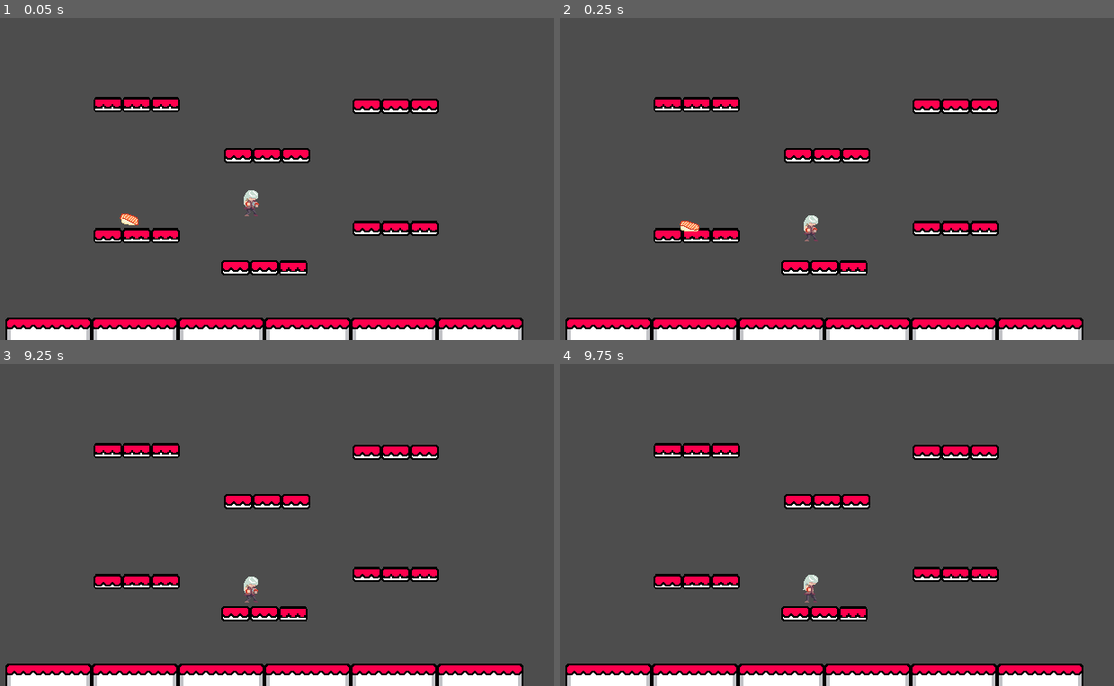
Above: before the commit, frames 1-4 (two rows, left to right).
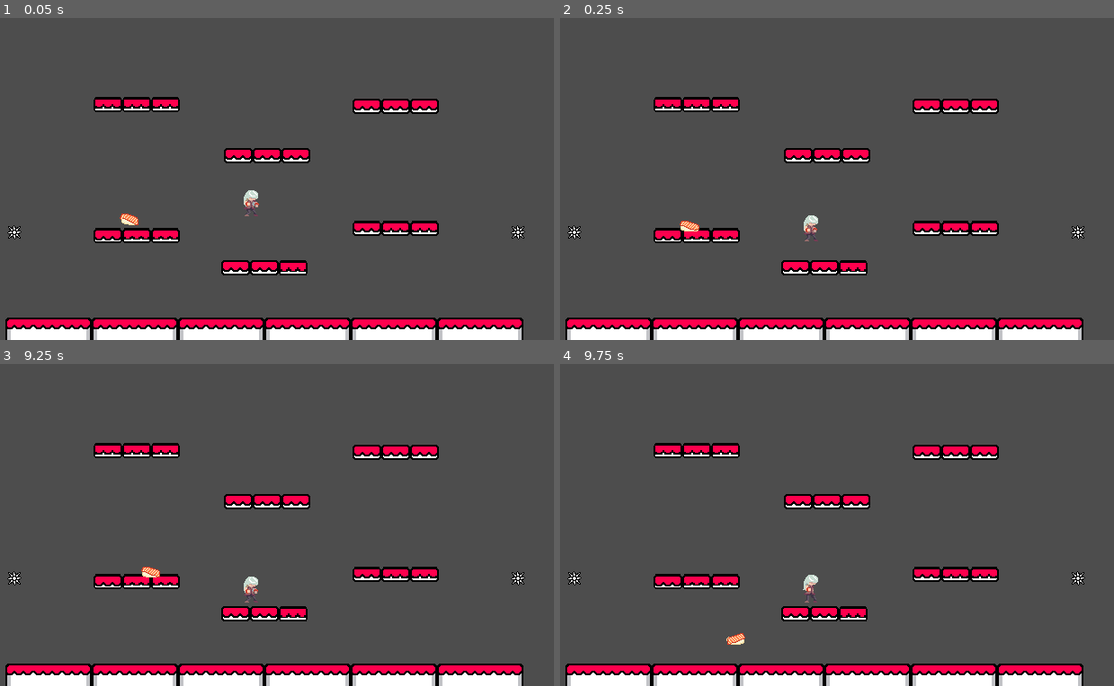
Above: after the commit, the same moments.

Repository: ChrisFlanOrg/Untitled-Fighting-Game
Game: Godot game, scene res://main.tscn
Same seed, same stepped clock (60 frames per second), same inputs: the game is played once before the commit and once after it.
Inputs:
- Up to frame 1 (0.05 s): no input
- Up to frame 2 (0.25 s): no input
- Up to frame 3 (9.25 s): hold Right (ui_right) 0.53-2.03 s; tap Keypad 0 (Attack) every 0.75 s from 0.6 to 8.85 s; tap Space (Jump) at 0.77, 1.52, 3.02, 3.77, 4.52, 6.02, 6.77, 7.52, 9.02 s; hold Left (ui_left) 2.03-2.78 s; hold Right (ui_right) 2.78-4.28 s; hold Left (ui_left) 4.28-5.03 s; hold Right (ui_right) 5.03-5.78 s; hold Left (ui_left) 5.78-7.28 s; hold Right (ui_right) from 7.28 s (still down)
- Up to frame 4 (9.75 s): release Right (ui_right) at 9.53 s; hold Left (ui_left) from 9.53 s (still down); tap Keypad 0 (Attack) at 9.6 s

The runs differ from the first frame. In frame 1, 0.1% of the frame differs, in the area x 1-95%, y 64-69%; in frame 2, 0.1%; in frame 3, 0.2%, in the area x 1-95%, y 62-69%; in frame 4, 0.2%.

Commit message:
Ad spikes to scene

Diff:
--- a/main.tscn
+++ b/main.tscn
@@ -1,113 +1,134 @@
-[gd_scene load_steps=7 format=3 uid="uid://bjaq3iake2tdi"]
+[gd_scene load_steps=8 format=3 uid="uid://bjaq3iake2tdi"]
 
 [ext_resource type="PackedScene" path="res://floor.tscn" id="1_28al0"]
 [ext_resource type="PackedScene" uid="uid://8nsf0aljahad" path="res://platform.tscn" id="1_g5dwr"]
 [ext_resource type="PackedScene" uid="uid://mu6ao2kqd4c8" path="res://player.tscn" id="3_xp57j"]
 [ext_resource type="Script" path="res://dummy.gd" id="4_pvqfg"]
 [ext_resource type="PackedScene" uid="uid://d3p1cu0xlcajp" path="res://boundary.tscn" id="6_5r0aj"]
+[ext_resource type="PackedScene" uid="uid://cuuxrkgqij6ig" path="res://hazard.tscn" id="6_bv0io"]
 [ext_resource type="PackedScene" uid="uid://fpkjab5rag02" path="res://sushi.tscn" id="6_mjlyl"]
 
 [node name="Node2D" type="Node2D"]
-
-[node name="Floors" type="Node2D" parent="."]
-
-[node name="Floor" parent="Floors" instance=ExtResource("1_28al0")]
-position = Vector2(366, 383)
-
-[node name="Floor2" parent="Floors" instance=ExtResource("1_28al0")]
-position = Vector2(270, 383)
-
-[node name="Floor5" parent="Floors" instance=ExtResource("1_28al0")]
-position = Vector2(558, 383)
-
-[node name="Floor6" parent="Floors" instance=ExtResource("1_28al0")]
-position = Vector2(462, 383)
-
-[node name="Floor3" parent="Floors" instance=ExtResource("1_28al0")]
-position = Vector2(174, 383)
-
-[node name="Floor4" parent="Floors" instance=ExtResource("1_28al0")]
-position = Vector2(78, 383)
-
-[node name="Platform" parent="." instance=ExtResource("1_g5dwr")]
-position = Vector2(286, 280)
-
-[node name="Platform2" parent="." instance=ExtResource("1_g5dwr")]
-position = Vector2(318, 280)
-
-[node name="Platform3" parent="." instance=ExtResource("1_g5dwr")]
-position = Vector2(350, 280)
-
-[node name="Platform4" parent="." instance=ExtResource("1_g5dwr")]
-position = Vector2(144, 244)
-
-[node name="Platform5" parent="." instance=ExtResource("1_g5dwr")]
-position = Vector2(176, 244)
-
-[node name="Platform6" parent="." instance=ExtResource("1_g5dwr")]
-position = Vector2(208, 244)
-
-[node name="Platform7" parent="." instance=ExtResource("1_g5dwr")]
-position = Vector2(432, 236)
-
-[node name="Platform8" parent="." instance=ExtResource("1_g5dwr")]
-position = Vector2(464, 236)
-
-[node name="Platform9" parent="." instance=ExtResource("1_g5dwr")]
-position = Vector2(496, 236)
-
-[node name="Platform10" parent="." instance=ExtResource("1_g5dwr")]
-position = Vector2(289, 155)
-
-[node name="Platform11" parent="." instance=ExtResource("1_g5dwr")]
-position = Vector2(321, 155)
-
-[node name="Platform12" parent="." instance=ExtResource("1_g5dwr")]
-position = Vector2(353, 155)
-
-[node name="Platform13" parent="." instance=ExtResource("1_g5dwr")]
-position = Vector2(144, 98)
-
-[node name="Platform14" parent="." instance=ExtResource("1_g5dwr")]
-position = Vector2(176, 98)
-
-[node name="Platform15" parent="." instance=ExtResource("1_g5dwr")]
-position = Vector2(208, 98)
-
-[node name="Platform16" parent="." instance=ExtResource("1_g5dwr")]
-position = Vector2(432, 100)
-
-[node name="Platform17" parent="." instance=ExtResource("1_g5dwr")]
-position = Vector2(464, 100)
-
-[node name="Platform18" parent="." instance=ExtResource("1_g5dwr")]
-position = Vector2(496, 100)
 
 [node name="Dummy" parent="." instance=ExtResource("3_xp57j")]
 z_index = 0
 position = Vector2(303, 197)
 script = ExtResource("4_pvqfg")
 
-[node name="Boundary" parent="." node_paths=PackedStringArray("respawn_position") instance=ExtResource("6_5r0aj")]
+[node name="Spawn" type="Node2D" parent="."]
+position = Vector2(144, 168)
+
+[node name="Player" parent="." groups=["player"] instance=ExtResource("6_mjlyl")]
+position = Vector2(170, 199)
+
+[node name="Stage" type="Node2D" parent="."]
+
+[node name="Floors" type="Node2D" parent="Stage"]
+
+[node name="Floor" parent="Stage/Floors" instance=ExtResource("1_28al0")]
+position = Vector2(366, 383)
+
+[node name="Floor2" parent="Stage/Floors" instance=ExtResource("1_28al0")]
+position = Vector2(270, 383)
+
+[node name="Floor5" parent="Stage/Floors" instance=ExtResource("1_28al0")]
+position = Vector2(558, 383)
+
+[node name="Floor6" parent="Stage/Floors" instance=ExtResource("1_28al0")]
+position = Vector2(462, 383)
+
+[node name="Floor3" parent="Stage/Floors" instance=ExtResource("1_28al0")]
+position = Vector2(174, 383)
+
+[node name="Floor4" parent="Stage/Floors" instance=ExtResource("1_28al0")]
+position = Vector2(78, 383)
+
+[node name="Platforms" type="Node2D" parent="Stage"]
+
+[node name="Platform" parent="Stage/Platforms" instance=ExtResource("1_g5dwr")]
+position = Vector2(286, 280)
+
+[node name="Platform2" parent="Stage/Platforms" instance=ExtResource("1_g5dwr")]
+position = Vector2(318, 280)
+
+[node name="Platform3" parent="Stage/Platforms" instance=ExtResource("1_g5dwr")]
+position = Vector2(350, 280)
+
+[node name="Platform4" parent="Stage/Platforms" instance=ExtResource("1_g5dwr")]
+position = Vector2(144, 244)
+
+[node name="Platform5" parent="Stage/Platforms" instance=ExtResource("1_g5dwr")]
+position = Vector2(176, 244)
+
+[node name="Platform6" parent="Stage/Platforms" instance=ExtResource("1_g5dwr")]
+position = Vector2(208, 244)
+
+[node name="Platform7" parent="Stage/Platforms" instance=ExtResource("1_g5dwr")]
+position = Vector2(432, 236)
+
+[node name="Platform8" parent="Stage/Platforms" instance=ExtResource("1_g5dwr")]
+position = Vector2(464, 236)
+
+[node name="Platform9" parent="Stage/Platforms" instance=ExtResource("1_g5dwr")]
+position = Vector2(496, 236)
+
+[node name="Platform10" parent="Stage/Platforms" instance=ExtResource("1_g5dwr")]
+position = Vector2(289, 155)
+
+[node name="Platform11" parent="Stage/Platforms" instance=ExtResource("1_g5dwr")]
+position = Vector2(321, 155)
+
+[node name="Platform12" parent="Stage/Platforms" instance=ExtResource("1_g5dwr")]
+position = Vector2(353, 155)
+
+[node name="Platform13" parent="Stage/Platforms" instance=ExtResource("1_g5dwr")]
+position = Vector2(144, 98)
+
+[node name="Platform14" parent="Stage/Platforms" instance=ExtResource("1_g5dwr")]
+position = Vector2(176, 98)
+
+[node name="Platform15" parent="Stage/Platforms" instance=ExtResource("1_g5dwr")]
+position = Vector2(208, 98)
+
+[node name="Platform16" parent="Stage/Platforms" instance=ExtResource("1_g5dwr")]
+position = Vector2(432, 100)
+
+[node name="Platform17" parent="Stage/Platforms" instance=ExtResource("1_g5dwr")]
+position = Vector2(464, 100)
+
+[node name="Platform18" parent="Stage/Platforms" instance=ExtResource("1_g5dwr")]
+position = Vector2(496, 100)
+
+[node name="Boundaries" type="Node2D" parent="Stage"]
+
+[node name="Boundary" parent="Stage/Boundaries" node_paths=PackedStringArray("player", "respawn_position") instance=ExtResource("6_5r0aj")]
 position = Vector2(310, -41)
-respawn_position = NodePath("../Position2D")
+player = NodePath("../../../Player")
+respawn_position = NodePath("../../../Spawn")
 
-[node name="Boundary2" parent="." node_paths=PackedStringArray("respawn_position") instance=ExtResource("6_5r0aj")]
+[node name="Boundary2" parent="Stage/Boundaries" node_paths=PackedStringArray("player", "respawn_position") instance=ExtResource("6_5r0aj")]
 position = Vector2(294, 426)
-respawn_position = NodePath("../Position2D")
+player = NodePath("../../../Player")
+respawn_position = NodePath("../../../Spawn")
 
-[node name="Boundary3" parent="." node_paths=PackedStringArray("respawn_position") instance=ExtResource("6_5r0aj")]
+[node name="Boundary3" parent="Stage/Boundaries" node_paths=PackedStringArray("player", "respawn_position") instance=ExtResource("6_5r0aj")]
 position = Vector2(-131, 237)
 rotation = 1.5708
-respawn_position = NodePath("../Position2D")
+player = NodePath("../../../Player")
+respawn_position = NodePath("../../../Spawn")
 
-[node name="Boundary4" parent="." node_paths=PackedStringArray("respawn_position") instance=ExtResource("6_5r0aj")]
+[node name="Boundary4" parent="Stage/Boundaries" node_paths=PackedStringArray("player", "respawn_position") instance=ExtResource("6_5r0aj")]
 position = Vector2(745, 123)
 rotation = 1.5708
-respawn_position = NodePath("../Position2D")
+player = NodePath("../../../Player")
+respawn_position = NodePath("../../../Spawn")
 
-[node name="Position2D" type="Node2D" parent="."]
-position = Vector2(144, 168)
+[node name="Hazards" type="Node2D" parent="Stage"]
 
-[node name="Player" parent="." instance=ExtResource("6_mjlyl")]
-position = Vector2(170, 199)
+[node name="Hazard" parent="Stage/Hazards" instance=ExtResource("6_bv0io")]
+position = Vector2(40, 240)
+metadata/angle = 45
+
+[node name="Hazard2" parent="Stage/Hazards" instance=ExtResource("6_bv0io")]
+position = Vector2(600, 240)
+metadata/angle = 135
--- a/sushi.tscn
+++ b/sushi.tscn
@@ -1,12 +1,16 @@
-[gd_scene load_steps=76 format=3 uid="uid://fpkjab5rag02"]
+[gd_scene load_steps=78 format=3 uid="uid://fpkjab5rag02"]
 
 [ext_resource type="Script" path="res://player.gd" id="1_j4st5"]
+[ext_resource type="Script" path="res://hitbox/hurtbox.gd" id="2_dlq7j"]
 [ext_resource type="Texture2D" uid="uid://rxi5ujt2abnf" path="res://sprites/sushi/attack/sushi-attack.png" id="2_junfb"]
 [ext_resource type="Texture2D" uid="uid://05r7praqmtsi" path="res://sprites/sushi/grounded/sushi-jump-grounded.png" id="3_7hv6a"]
 [ext_resource type="Texture2D" uid="uid://iwrlpf45cwgw" path="res://sprites/sushi/hit/sushi-hit.png" id="4_d1rag"]
 [ext_resource type="Texture2D" uid="uid://cv5piu6r3suei" path="res://sprites/sushi/idle/sushi-idle.png" id="5_cn52d"]
 [ext_resource type="Texture2D" uid="uid://076eiw1kdqqy" path="res://sprites/sushi/jump_downward/sushi-jump-downward.png" id="6_e13rj"]
 [ext_resource type="Texture2D" uid="uid://d4ls0vi1kht7l" path="res://sprites/sushi/jump_upward/sushi-jump-upward.png" id="7_w4ueu"]
+
+[sub_resource type="RectangleShape2D" id="RectangleShape2D_nj3nb"]
+size = Vector2(36.25, 42)
 
 [sub_resource type="CapsuleShape2D" id="CapsuleShape2D_5celd"]
 radius = 13.0
@@ -689,6 +693,14 @@
 position = Vector2(-1, -24)
 script = ExtResource("1_j4st5")
 
+[node name="Hurtbox" type="Area2D" parent="."]
+position = Vector2(1, 10)
+script = ExtResource("2_dlq7j")
+
+[node name="CollisionShape2D" type="CollisionShape2D" parent="Hurtbox"]
+position = Vector2(1, 11)
+shape = SubResource("RectangleShape2D_nj3nb")
+
 [node name="CollisionShape2D" type="CollisionShape2D" parent="."]
 position = Vector2(1, 10)
 shape = SubResource("CapsuleShape2D_5celd")
@@ -707,5 +719,5 @@
 
 [node name="AnimatedSprite2D" type="AnimatedSprite2D" parent="."]
 sprite_frames = SubResource("SpriteFrames_85u41")
-animation = &"jump upward"
+animation = &"idle"
 frame = 1
